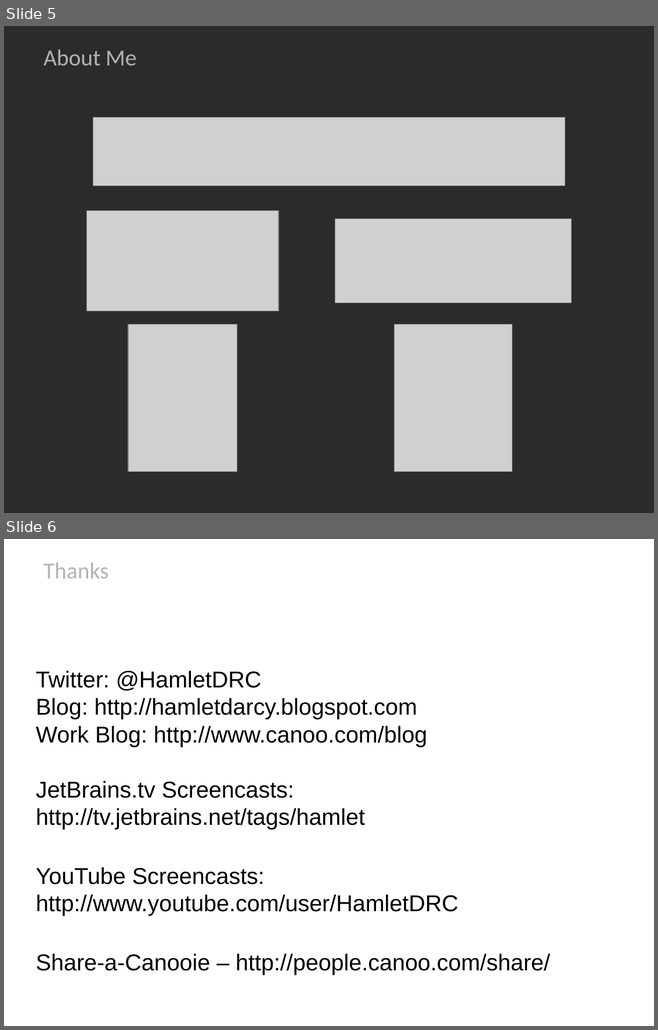
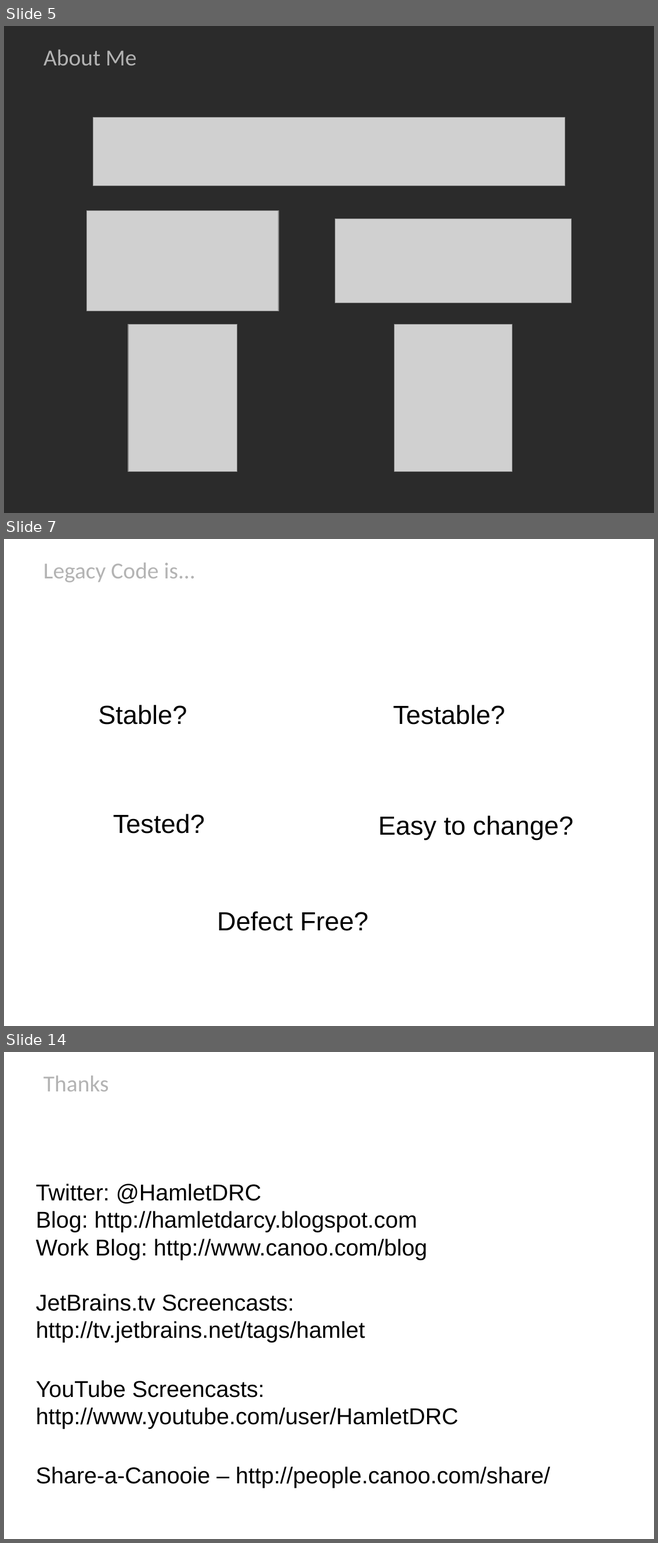
Before and after one commit to HamletDRC/presentations, a slide deck: newideasforoldcode/NewIdeasForOldCode_Confess2011.odp. Shown one above the other, each under a label of ours: slides 5 and 6 before the commit, slides 5, 7 and 14 after it; the slides between them are not shown. The pictures are 658x1030 and 658x1543 pixels, drawn with LibreOffice and Linux fonts; fonts in the diff are those of the drawing; grey boxes stand for pictures; background and template pictures are left out; a plain dark background stands for a picture behind light text. Boxes give left, top, right and bottom in pixels: in the first picture for what was removed or moved away, otherwise in the second. Text is boxed around its words. In the diff, an @@ line names an element or a change of style, - is before the commit and + after.

```diff
--- a/newideasforoldcode/NewIdeasForOldCode_Confess2011.odp
+++ b/newideasforoldcode/NewIdeasForOldCode_Confess2011.odp
@@ slide 7 added at (x1=4, y1=539, x2=654, y2=1026), background picture (left out) @@
@@ title added at (x1=43, y1=563, x2=195, y2=583), 28 pt, text #B3B3B3 @@
+Legacy Code is...
@@ text added at (x1=98, y1=705, x2=187, y2=725), 32 pt, text #000000 @@
+Stable?
@@ text added at (x1=393, y1=705, x2=505, y2=725), 32 pt, text #000000 @@
+Testable?
@@ text added at (x1=113, y1=814, x2=205, y2=834), 32 pt, text #000000 @@
+Tested?
@@ text added at (x1=378, y1=816, x2=573, y2=839), 32 pt, text #000000 @@
+Easy to change?
@@ text added at (x1=217, y1=911, x2=368, y2=931), 32 pt, text #000000 @@
+Defect Free?
@@ what was slide 6 is now slide 14 @@
```
Also in this commit, not shown: 7 other slides added, 1 other file.
